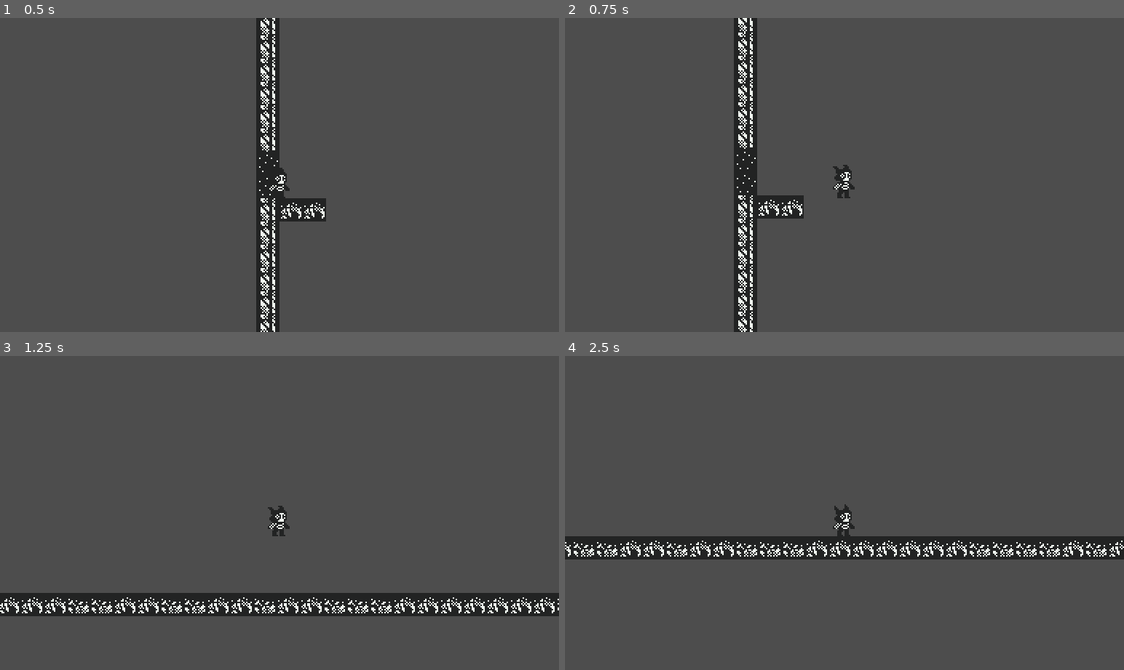
Above: before the commit, frames 1-4 (two rows, left to right).
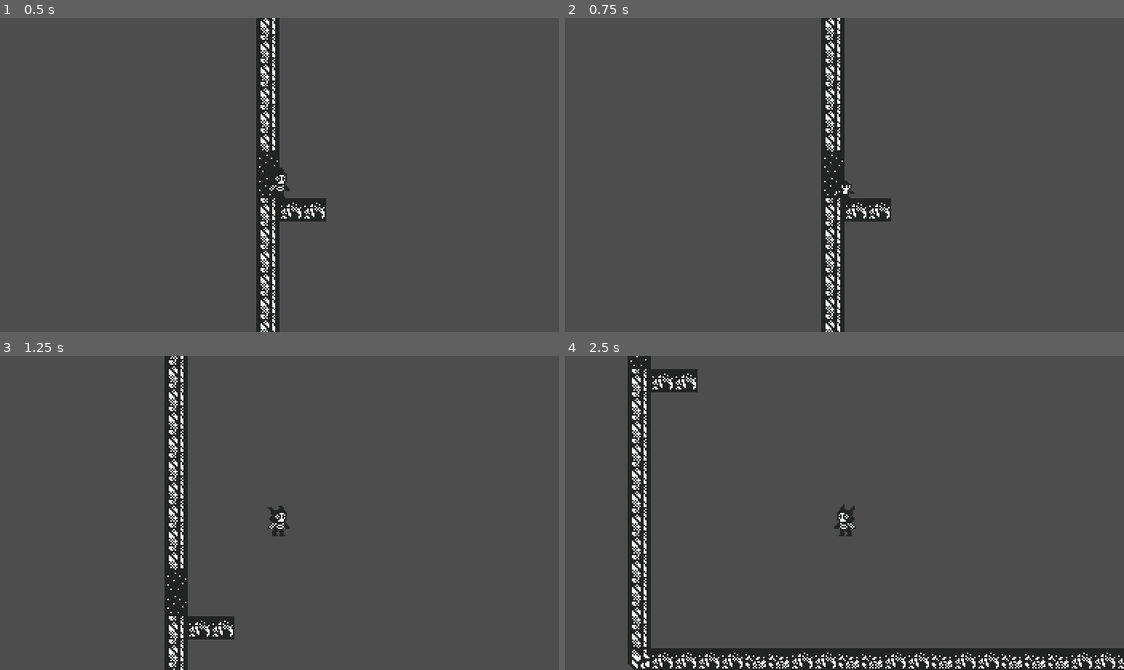
Above: after the commit, the same moments.

Repository: SpeedOfSmell/cryptid-caper
Game: Godot game, scene res://assets/game/game_manager.tscn
Two runs of this game, one before a commit and one after it. Both use one fixed random seed, a clock stepped at 60 frames per second and the inputs below.
Inputs:
- Up to frame 1 (0.5 s): no input
- Up to frame 2 (0.75 s): tap Enter (ui_accept) at 0.5, 0.6 s; hold Right (ui_right) from 0.53 s (still down); hold S (duck, bound only after the commit) from 0.53 s (still down)
- Up to frame 3 (1.25 s): keep holding Right (ui_right); keep holding S (duck, bound only after the commit); tap Space (jump, bound only after the commit) at 0.77, 1.07 s
- Up to frame 4 (2.5 s): release S (duck, bound only after the commit) at 1.28 s; tap S (duck, bound only after the commit) at 1.35 s; tap Space (jump, bound only after the commit) at 1.52, 1.55, 1.82, 2.1 s; release Right (ui_right) at 2.03 s; hold Left (ui_left) from 2.03 s (still down); tap Enter (ui_accept) at 2.3 s

Frame 1 is identical in both runs. In frame 2, 9.5% of the frame differs, in the area x 30-59%, y 0-100%; in frame 3, 12%; in frame 4, 18%, in the area x 0-100%, y 0-100%.

Commit message:
Feature/dy/movement test (#5)
* added character placeholder and the state machient o handle player movement

* merged our movement code and spawning code

Diff:
--- a/assets/game/player/player.tscn
+++ b/assets/game/player/player.tscn
@@ -2,9 +2,18 @@
 
 [ext_resource type="Texture2D" uid="uid://bindynisp4dpp" path="res://assets/game/player/Ch_idle_48x96.png" id="1_buion"]
 [ext_resource type="Script" uid="uid://d3xulsxarhdp8" path="res://assets/game/player/player_controller.gd" id="2_43lnt"]
+[ext_resource type="Script" uid="uid://5y18mcpwtirr" path="res://assets/game/player/states/player_state_machine.gd" id="3_stm01"]
+[ext_resource type="Script" uid="uid://b3pstievwfyw2" path="res://assets/game/player/states/idle_state.gd" id="4_idl01"]
+[ext_resource type="Script" uid="uid://d2u24chmvgtcb" path="res://assets/game/player/states/walk_state.gd" id="5_wlk01"]
+[ext_resource type="Script" uid="uid://d3d6uhgu1c4wj" path="res://assets/game/player/states/duck_state.gd" id="6_dck01"]
+[ext_resource type="Script" uid="uid://iju4o5bqabn3" path="res://assets/game/player/states/jump_state.gd" id="7_jmp01"]
+[ext_resource type="Script" uid="uid://b40cqiifg6b6b" path="res://assets/game/player/states/fall_state.gd" id="8_fal01"]
 
 [sub_resource type="RectangleShape2D" id="RectangleShape2D_buion"]
 size = Vector2(15, 23)
+
+[sub_resource type="RectangleShape2D" id="RectangleShape2D_duck"]
+size = Vector2(15, 12)
 
 [sub_resource type="AtlasTexture" id="AtlasTexture_43lnt"]
 atlas = ExtResource("1_buion")
@@ -58,18 +67,47 @@
 
 [node name="Player" type="Node2D" unique_id=2137851023]
 
-[node name="CharacterBody2D" type="CharacterBody2D" parent="." unique_id=182611236]
+[node name="CharacterBody2D" type="CharacterBody2D" parent="." unique_id=182611236 node_paths=PackedStringArray("sprite_node", "standing_shape", "ducking_shape")]
 position = Vector2(0, -16)
 script = ExtResource("2_43lnt")
+sprite_node = NodePath("AnimatedSprite2D")
+standing_shape = NodePath("Standing Shape")
+ducking_shape = NodePath("Ducking Shape")
 
-[node name="CollisionShape2D" type="CollisionShape2D" parent="CharacterBody2D" unique_id=1864006372]
+[node name="Standing Shape" type="CollisionShape2D" parent="CharacterBody2D" unique_id=1864006372]
 position = Vector2(-0.5, 4.5)
 shape = SubResource("RectangleShape2D_buion")
 
+[node name="Ducking Shape" type="CollisionShape2D" parent="CharacterBody2D" unique_id=1537204896]
+position = Vector2(-0.5, 10)
+shape = SubResource("RectangleShape2D_duck")
+disabled = true
+
 [node name="AnimatedSprite2D" type="AnimatedSprite2D" parent="CharacterBody2D" unique_id=232347387]
+position = Vector2(0, 16)
 sprite_frames = SubResource("SpriteFrames_qe432")
 animation = &"idle"
 autoplay = "idle"
 frame_progress = 0.95405537
+offset = Vector2(0, -16)
 
 [node name="Camera2D" type="Camera2D" parent="CharacterBody2D" unique_id=1086983367]
+
+[node name="State Machine" type="Node" parent="CharacterBody2D" unique_id=668210453 node_paths=PackedStringArray("initial_state")]
+script = ExtResource("3_stm01")
+initial_state = NodePath("Fall")
+
+[node name="Idle" type="Node" parent="CharacterBody2D/State Machine" unique_id=1093857216]
+script = ExtResource("4_idl01")
+
+[node name="Walk" type="Node" parent="CharacterBody2D/State Machine" unique_id=1778340265]
+script = ExtResource("5_wlk01")
+
+[node name="Duck" type="Node" parent="CharacterBody2D/State Machine" unique_id=304916782]
+script = ExtResource("6_dck01")
+
+[node name="Jump" type="Node" parent="CharacterBody2D/State Machine" unique_id=1456028193]
+script = ExtResource("7_jmp01")
+
+[node name="Fall" type="Node" parent="CharacterBody2D/State Machine" unique_id=935172648]
+script = ExtResource("8_fal01")
--- a/assets/game/player/player_controller.gd
+++ b/assets/game/player/player_controller.gd
@@ -1,25 +1,17 @@
+class_name PlayerController
 extends CharacterBody2D
 
+@export var speed : float = 200
+@export var gravity : float = 1200
 
-const SPEED = 300.0
-const JUMP_VELOCITY = -400.0
+@export var sprite_node: AnimatedSprite2D
+@export var standing_shape: CollisionShape2D
+@export var ducking_shape: CollisionShape2D
 
+func _process(_delta):
+	# TODO: play walk, jump and duck animations once the art exists.
+	if velocity.x != 0:
+		sprite_node.flip_h = velocity.x < 0
 
-func _physics_process(delta):
-	# Add the gravity.
-	if not is_on_floor():
-		velocity += get_gravity() * delta
-
-	# Handle jump.
-	if Input.is_action_just_pressed("ui_accept") and is_on_floor():
-		velocity.y = JUMP_VELOCITY
-
-	# Get the input direction and handle the movement/deceleration.
-	# As good practice, you should replace UI actions with custom gameplay actions.
-	var direction = Input.get_axis("ui_left", "ui_right")
-	if direction:
-		velocity.x = direction * SPEED
-	else:
-		velocity.x = move_toward(velocity.x, 0, SPEED)
-
-	move_and_slide()
+func walk_input() -> float:
+	return Input.get_axis("walk_left", "walk_right")
--- /dev/null
+++ b/assets/game/player/states/air_state.gd
@@ -0,0 +1,7 @@
+class_name AirState
+extends PlayerState
+
+# Gravity and steering shared by every state in the air inheriting, to be planned for potential air dash/other states
+func physics_update(delta: float):
+	player.velocity.y += player.gravity * delta
+	player.velocity.x = player.walk_input() * player.speed
--- /dev/null
+++ b/assets/game/player/states/duck_state.gd
@@ -0,0 +1,21 @@
+class_name DuckState
+extends GroundedState
+
+func enter():
+	player.standing_shape.disabled = true
+	player.ducking_shape.disabled = false
+	# TODO: replace the squash with a duck animation once the art exists.
+	player.sprite_node.scale.y = 0.5
+
+func exit():
+	player.standing_shape.disabled = false
+	player.ducking_shape.disabled = true
+	player.sprite_node.scale.y = 1.0
+
+func next_state() -> StringName:
+	if not Input.is_action_pressed("duck"):
+		return IDLE
+	return super()
+
+func physics_update(_delta: float):
+	player.velocity.x = 0
--- /dev/null
+++ b/assets/game/player/states/fall_state.gd
@@ -0,0 +1,7 @@
+class_name FallState
+extends AirState
+
+func next_state() -> StringName:
+	if player.is_on_floor():
+		return IDLE
+	return super()
--- /dev/null
+++ b/assets/game/player/states/grounded_state.gd
@@ -0,0 +1,10 @@
+class_name GroundedState
+extends PlayerState
+
+# All grounded states inherit from
+func next_state() -> StringName:
+	if not player.is_on_floor():
+		return FALL
+	if Input.is_action_just_pressed("jump"):
+		return JUMP
+	return super()
--- /dev/null
+++ b/assets/game/player/states/idle_state.gd
@@ -0,0 +1,12 @@
+class_name IdleState
+extends GroundedState
+
+func next_state() -> StringName:
+	if Input.is_action_pressed("duck"):
+		return DUCK
+	if player.walk_input() != 0:
+		return WALK
+	return super()
+
+func physics_update(_delta: float):
+	player.velocity.x = 0
--- /dev/null
+++ b/assets/game/player/states/jump_state.gd
@@ -0,0 +1,12 @@
+class_name JumpState
+extends AirState
+
+@export var jump_speed : float = 440
+
+func enter():
+	player.velocity.y = -jump_speed
+
+func next_state() -> StringName:
+	if player.velocity.y >= 0:
+		return FALL
+	return super()
--- /dev/null
+++ b/assets/game/player/states/player_state.gd
@@ -0,0 +1,35 @@
+class_name PlayerState
+extends Node
+
+# Returned from next_state() to pick a state. Each value is a node name under State Machine.
+const STAY := &""
+const IDLE := &"Idle"
+const WALK := &"Walk"
+const DUCK := &"Duck"
+const JUMP := &"Jump"
+const FALL := &"Fall"
+
+#ADDING NEW STATE:
+# 1) Add new state extending grounded, air or player state
+# 2) ADd a node under the state machine, matching constant
+# 3) Add constant to this script
+# 4) Add rule that triggers it
+
+# Set by the state machine.
+var player: PlayerController
+
+# Called once when this state becomes the current state.
+func enter():
+	pass
+
+# Called once when another state takes over.
+func exit():
+	pass
+
+# Returns the state to switch to, or STAY to remain in this one.
+func next_state() -> StringName:
+	return STAY
+
+# Called every physics frame while this is the current state.
+func physics_update(_delta: float):
+	pass
--- /dev/null
+++ b/assets/game/player/states/player_state_machine.gd
@@ -0,0 +1,35 @@
+class_name PlayerStateMachine
+extends Node
+
+const MAX_TRANSITIONS_PER_FRAME := 8 # Just to prevent infinite loops in case of faulity logic in states transitions
+
+@export var initial_state: PlayerState
+
+@onready var player: PlayerController = get_parent()
+
+var current_state: PlayerState
+
+func _ready():
+	for state: PlayerState in get_children():
+		state.player = player
+
+	current_state = initial_state
+	current_state.enter()
+
+func _physics_process(delta):
+	for i in MAX_TRANSITIONS_PER_FRAME:
+		var next := current_state.next_state()
+		if next == PlayerState.STAY:
+			break
+		_change_state(next)
+
+	current_state.physics_update(delta)
+	player.move_and_slide()
+
+func _change_state(next: StringName):
+	var state := get_node_or_null(NodePath(next)) as PlayerState
+	assert(state != null, "State Machine has no state node named %s" % next)
+
+	current_state.exit()
+	current_state = state
+	current_state.enter()
--- /dev/null
+++ b/assets/game/player/states/walk_state.gd
@@ -0,0 +1,12 @@
+class_name WalkState
+extends GroundedState
+
+func next_state() -> StringName:
+	if Input.is_action_pressed("duck"):
+		return DUCK
+	if player.walk_input() == 0:
+		return IDLE
+	return super()
+
+func physics_update(_delta: float):
+	player.velocity.x = player.walk_input() * player.speed
--- a/project.godot
+++ b/project.godot
@@ -22,6 +22,34 @@
 window/stretch/mode="viewport"
 window/stretch/scale_mode="integer"
 
+[input]
+
+walk_left={
+"deadzone": 0.2,
+"events": [Object(InputEventKey,"resource_local_to_scene":false,"resource_name":"","device":-1,"window_id":0,"alt_pressed":false,"shift_pressed":false,"ctrl_pressed":false,"meta_pressed":false,"pressed":false,"keycode":0,"physical_keycode":65,"key_label":0,"unicode":97,"location":0,"echo":false,"script":null)
+, Object(InputEventKey,"resource_local_to_scene":false,"resource_name":"","device":-1,"window_id":0,"alt_pressed":false,"shift_pressed":false,"ctrl_pressed":false,"meta_pressed":false,"pressed":false,"keycode":0,"physical_keycode":4194319,"key_label":0,"unicode":0,"location":0,"echo":false,"script":null)
+]
+}
+walk_right={
+"deadzone": 0.2,
+"events": [Object(InputEventKey,"resource_local_to_scene":false,"resource_name":"","device":-1,"window_id":0,"alt_pressed":false,"shift_pressed":false,"ctrl_pressed":false,"meta_pressed":false,"pressed":false,"keycode":0,"physical_keycode":68,"key_label":0,"unicode":100,"location":0,"echo":false,"script":null)
+, Object(InputEventKey,"resource_local_to_scene":false,"resource_name":"","device":-1,"window_id":0,"alt_pressed":false,"shift_pressed":false,"ctrl_pressed":false,"meta_pressed":false,"pressed":false,"keycode":0,"physical_keycode":4194321,"key_label":0,"unicode":0,"location":0,"echo":false,"script":null)
+]
+}
+jump={
+"deadzone": 0.2,
+"events": [Object(InputEventKey,"resource_local_to_scene":false,"resource_name":"","device":-1,"window_id":0,"alt_pressed":false,"shift_pressed":false,"ctrl_pressed":false,"meta_pressed":false,"pressed":false,"keycode":0,"physical_keycode":32,"key_label":0,"unicode":32,"location":0,"echo":false,"script":null)
+, Object(InputEventKey,"resource_local_to_scene":false,"resource_name":"","device":-1,"window_id":0,"alt_pressed":false,"shift_pressed":false,"ctrl_pressed":false,"meta_pressed":false,"pressed":false,"keycode":0,"physical_keycode":87,"key_label":0,"unicode":119,"location":0,"echo":false,"script":null)
+, Object(InputEventKey,"resource_local_to_scene":false,"resource_name":"","device":-1,"window_id":0,"alt_pressed":false,"shift_pressed":false,"ctrl_pressed":false,"meta_pressed":false,"pressed":false,"keycode":0,"physical_keycode":4194320,"key_label":0,"unicode":0,"location":0,"echo":false,"script":null)
+]
+}
+duck={
+"deadzone": 0.2,
+"events": [Object(InputEventKey,"resource_local_to_scene":false,"resource_name":"","device":-1,"window_id":0,"alt_pressed":false,"shift_pressed":false,"ctrl_pressed":false,"meta_pressed":false,"pressed":false,"keycode":0,"physical_keycode":83,"key_label":0,"unicode":115,"location":0,"echo":false,"script":null)
+, Object(InputEventKey,"resource_local_to_scene":false,"resource_name":"","device":-1,"window_id":0,"alt_pressed":false,"shift_pressed":false,"ctrl_pressed":false,"meta_pressed":false,"pressed":false,"keycode":0,"physical_keycode":4194322,"key_label":0,"unicode":0,"location":0,"echo":false,"script":null)
+]
+}
+
 [physics]
 
 3d/physics_engine="Jolt Physics"
Not shown, added: assets/game/player/states/air_state.gd.uid
Not shown, added: assets/game/player/states/duck_state.gd.uid
Not shown, added: assets/game/player/states/fall_state.gd.uid
Not shown, added: assets/game/player/states/grounded_state.gd.uid
Not shown, added: assets/game/player/states/idle_state.gd.uid
Not shown, added: assets/game/player/states/jump_state.gd.uid
Not shown, added: assets/game/player/states/player_state.gd.uid
Not shown, added: assets/game/player/states/player_state_machine.gd.uid
Not shown, added: assets/game/player/states/walk_state.gd.uid
